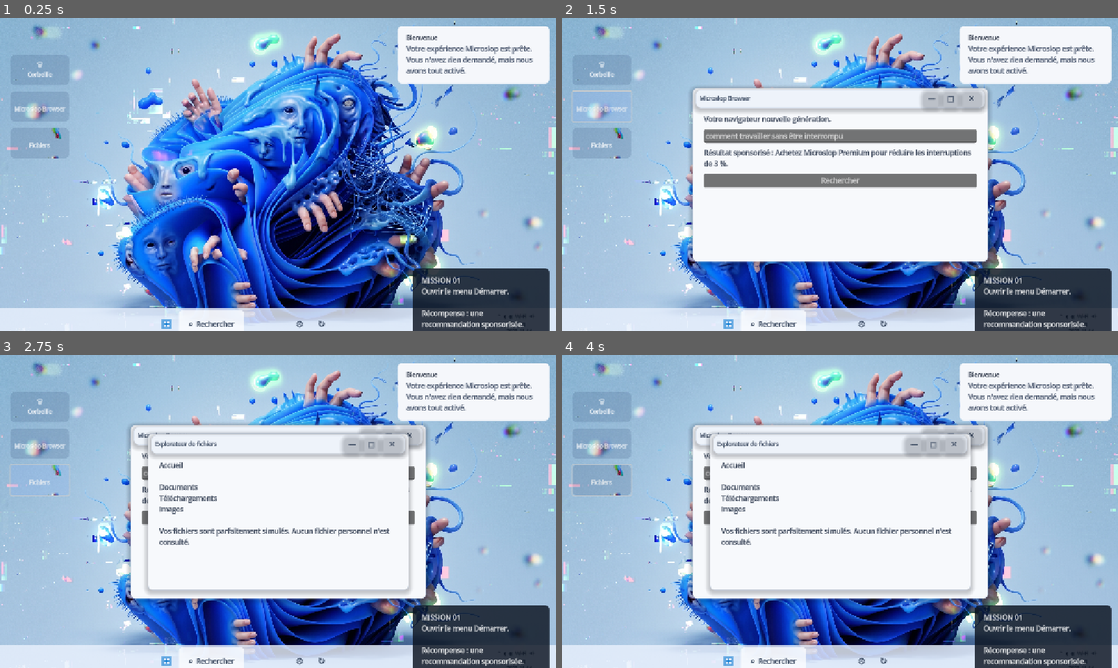
Above: before the commit, frames 1-4 (two rows, left to right).
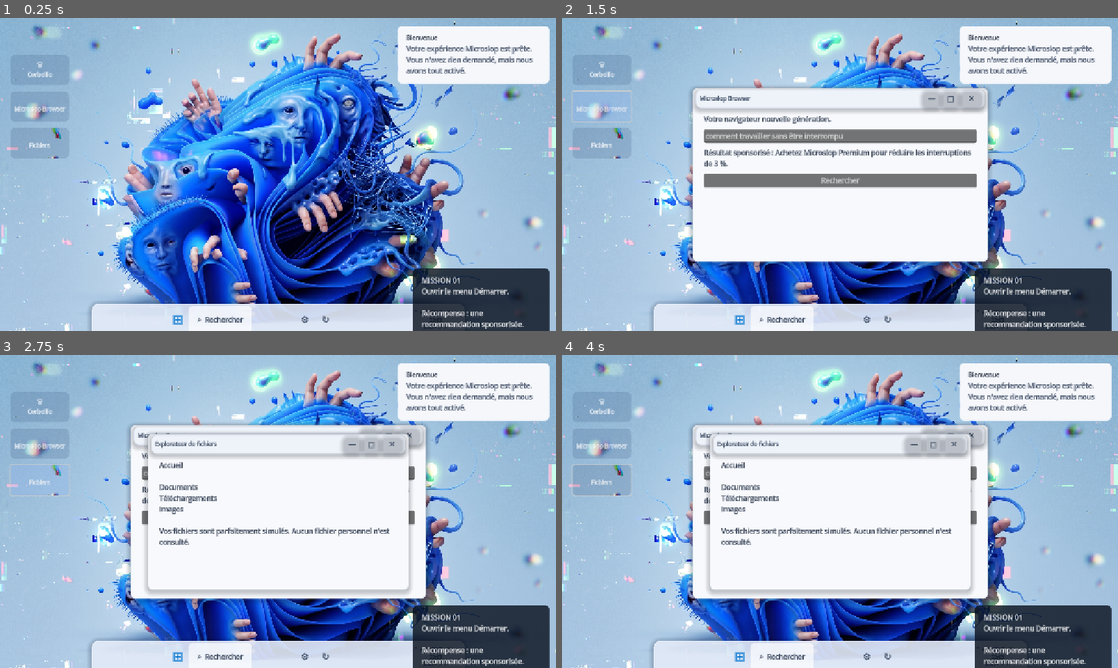
Above: after the commit, the same moments.

Repository: Likounsee/Microslop-Experience
Game: Godot game, scene res://scenes/desktop.tscn
The game is run twice, just before and just after one commit, with the same random seed, the same clock (stepped at 60 frames per second) and the same inputs.
Inputs:
- Up to frame 1 (0.25 s): no input
- Up to frame 2 (1.5 s): click "🗑 Corbeille" at 0.5 s; click "🌐 Microslop Browser" at 1.25 s
- Up to frame 3 (2.75 s): click "📁 Fichiers" at 2 s
- Up to frame 4 (4 s): click "—" at 2.75 s; click "□" at 3.5 s

The runs differ from the first frame. In frame 1, 2.7% of the frame differs, in the area x 0-100%, y 90-100%; in frame 2, 2.7%; in frame 3, 2.7%; in frame 4, 2.7%.

Commit message:
Make taskbar floating and centered like Windows 11

Diff:
--- a/scripts/desktop.gd
+++ b/scripts/desktop.gd
@@ -65,18 +65,31 @@
 	parent.add_child(button)
 
 func _build_taskbar() -> void:
+	# Floating, centered taskbar inspired by Windows 11.
 	var taskbar := PanelContainer.new()
-	taskbar.anchor_left = 0.0
+	taskbar.name = "FloatingTaskbar"
+	taskbar.anchor_left = 0.5
 	taskbar.anchor_top = 1.0
-	taskbar.anchor_right = 1.0
+	taskbar.anchor_right = 0.5
 	taskbar.anchor_bottom = 1.0
-	taskbar.offset_top = -TASKBAR_HEIGHT
-	taskbar.offset_bottom = 0
-	taskbar.add_theme_stylebox_override("panel", _flat_style(Color(0.91, 0.94, 0.99, 0.82), 0))
+	taskbar.offset_left = -430
+	taskbar.offset_right = 430
+	taskbar.offset_top = -64
+	taskbar.offset_bottom = -8
+	var panel_style := _flat_style(Color(0.91, 0.94, 0.99, 0.88), 16)
+	panel_style.shadow_color = Color(0.04, 0.08, 0.16, 0.22)
+	panel_style.shadow_size = 12
+	panel_style.shadow_offset = Vector2(0, 3)
+	panel_style.border_width_left = 1
+	panel_style.border_width_right = 1
+	panel_style.border_width_top = 1
+	panel_style.border_width_bottom = 1
+	panel_style.border_color = Color(1, 1, 1, 0.52)
+	taskbar.add_theme_stylebox_override("panel", panel_style)
 	add_child(taskbar)
 
 	var row := HBoxContainer.new()
-	row.add_theme_constant_override("separation", 6)
+	row.add_theme_constant_override("separation", 4)
 	taskbar.add_child(row)
 	var left_spacer := Control.new()
 	left_spacer.size_flags_horizontal = Control.SIZE_EXPAND_FILL
@@ -85,21 +98,21 @@
 	var start_button := Button.new()
 	start_button.text = "⊞"
 	start_button.tooltip_text = "Démarrer"
-	start_button.custom_minimum_size = Vector2(46, 42)
+	start_button.custom_minimum_size = Vector2(44, 42)
 	start_button.add_theme_font_size_override("font_size", 28)
 	start_button.add_theme_color_override("font_color", Color("0878d1"))
-	start_button.add_theme_stylebox_override("normal", _flat_style(Color(0.0, 0.0, 0.0, 0.0), 7))
-	start_button.add_theme_stylebox_override("hover", _flat_style(Color(0.4, 0.58, 0.82, 0.18), 7))
+	start_button.add_theme_stylebox_override("normal", _flat_style(Color(0, 0, 0, 0), 9))
+	start_button.add_theme_stylebox_override("hover", _flat_style(Color(0.4, 0.58, 0.82, 0.18), 9))
 	start_button.pressed.connect(_toggle_start_menu)
 	row.add_child(start_button)
 
 	var search_button := Button.new()
 	search_button.text = "⌕  Rechercher"
 	search_button.tooltip_text = "Rechercher"
-	search_button.custom_minimum_size = Vector2(150, 42)
+	search_button.custom_minimum_size = Vector2(145, 42)
 	search_button.add_theme_color_override("font_color", Color("24344d"))
-	search_button.add_theme_stylebox_override("normal", _flat_style(Color(1, 1, 1, 0.72), 7))
-	search_button.add_theme_stylebox_override("hover", _flat_style(Color(1, 1, 1, 0.96), 7))
+	search_button.add_theme_stylebox_override("normal", _flat_style(Color(1, 1, 1, 0.66), 9))
+	search_button.add_theme_stylebox_override("hover", _flat_style(Color(1, 1, 1, 0.96), 9))
 	search_button.pressed.connect(_open_search)
 	row.add_child(search_button)
 
@@ -113,13 +126,13 @@
 	row.add_child(right_spacer)
 
 	_tray_button = Button.new()
-	_tray_button.text = "⌃  ◖  ◉  Wi-Fi  🔊  🔋\n%s\n%s" % [Time.get_time_string_from_system().substr(0, 5), Time.get_date_string_from_system()]
+	_tray_button.text = "⌃  ◖  ◉  🔊  🔋\n%s\n%s" % [Time.get_time_string_from_system().substr(0, 5), Time.get_date_string_from_system()]
 	_tray_button.tooltip_text = "Zone de notification"
-	_tray_button.custom_minimum_size = Vector2(154, 48)
+	_tray_button.custom_minimum_size = Vector2(118, 48)
 	_tray_button.add_theme_font_size_override("font_size", 11)
 	_tray_button.add_theme_color_override("font_color", Color("24344d"))
-	_tray_button.add_theme_stylebox_override("normal", _flat_style(Color(0.0, 0.0, 0.0, 0.0), 7))
-	_tray_button.add_theme_stylebox_override("hover", _flat_style(Color(0.4, 0.58, 0.82, 0.18), 7))
+	_tray_button.add_theme_stylebox_override("normal", _flat_style(Color(0, 0, 0, 0), 9))
+	_tray_button.add_theme_stylebox_override("hover", _flat_style(Color(0.4, 0.58, 0.82, 0.18), 9))
 	_tray_button.pressed.connect(func(): _show_notification("Paramètres rapides", "Wi-Fi connecté à MicroslopNet. Batterie : 100 %. Une mise à jour est recommandée."))
 	row.add_child(_tray_button)
 
